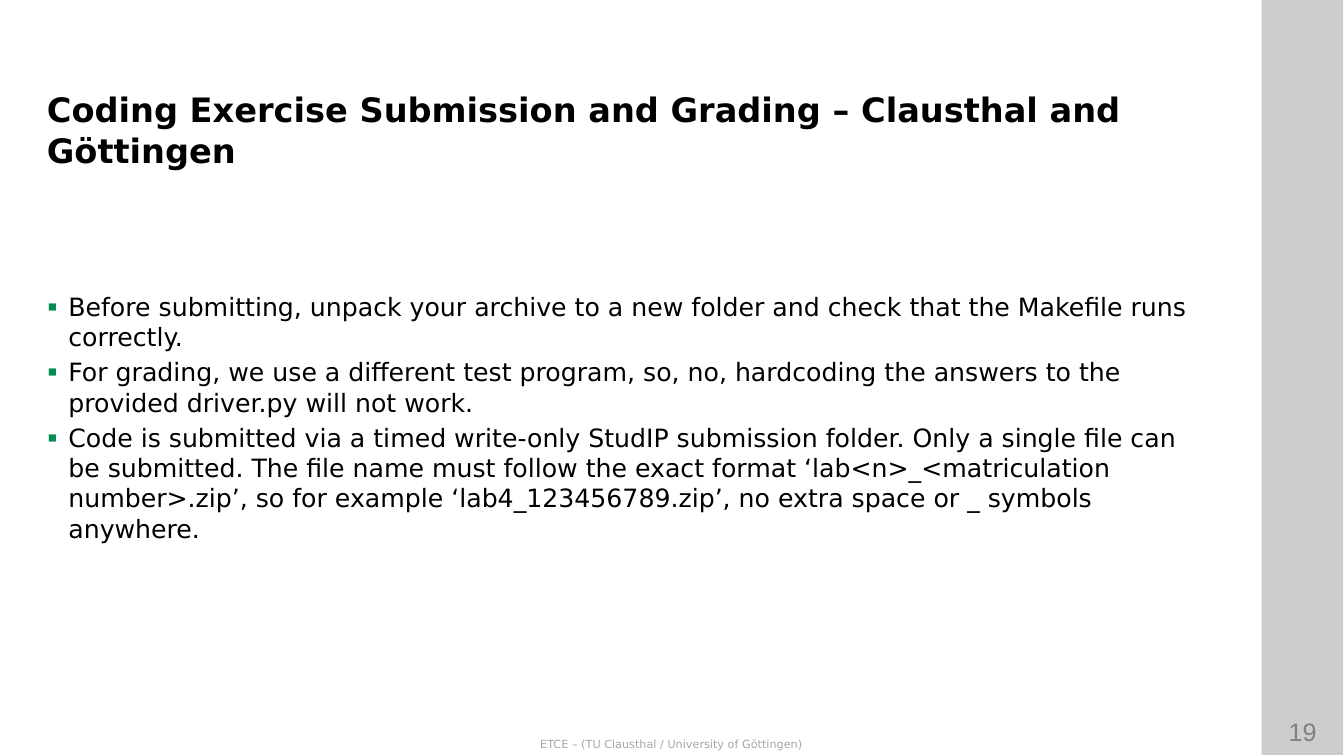
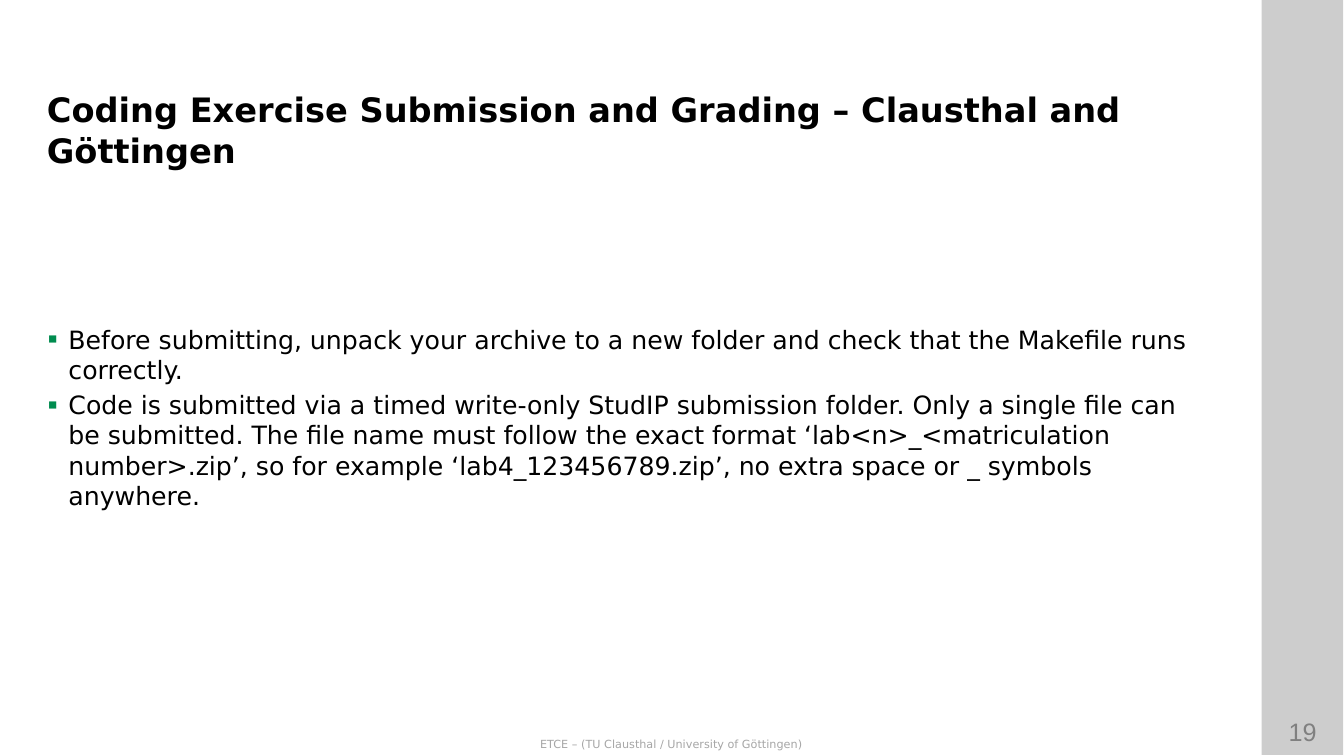
Before and after one commit to ETCE-LAB/teaching-material, a slide deck: slide 19 of Emerging-Technologies-for-the-Circular-Economy/ETCE-L00-Organization.pptx. Drawn at 1344x756 pixels with LibreOffice and Linux fonts; fonts in the diff are those of the drawing; background and template pictures are left out. Boxes give left, top, right and bottom in pixels: in the first picture for what was removed or moved away, otherwise in the second. Text is boxed around its words. In the diff, an @@ line names an element or a change of style, - is before the commit and + after.

```diff
--- a/Emerging-Technologies-for-the-Circular-Economy/ETCE-L00-Organization.pptx
+++ b/Emerging-Technologies-for-the-Circular-Economy/ETCE-L00-Organization.pptx
@@ text at [68,362,1120,418]: paragraph removed @@
-▪ For grading, we use a different test program, so, no, hardcoding the answers to the provided driver.py will not work.
```
Also in this commit, not shown: 5 other slides changed, 1 other file.
